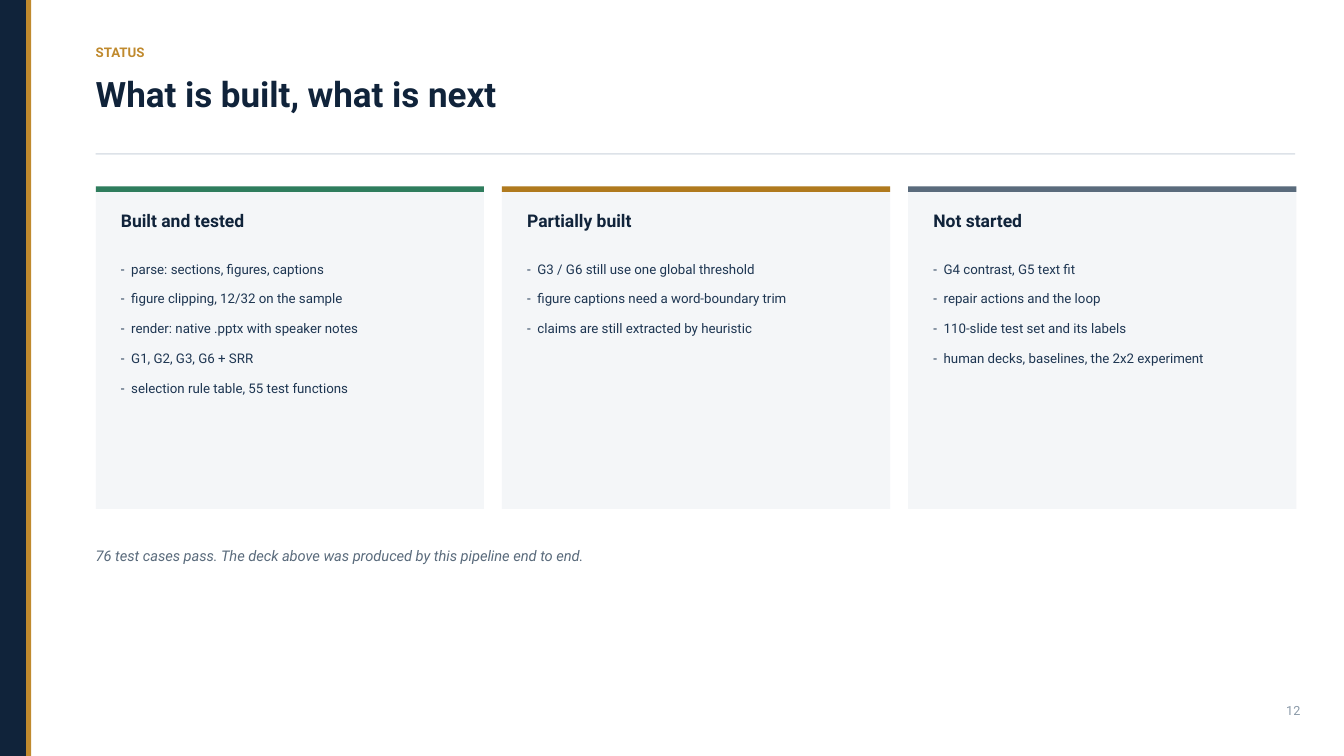
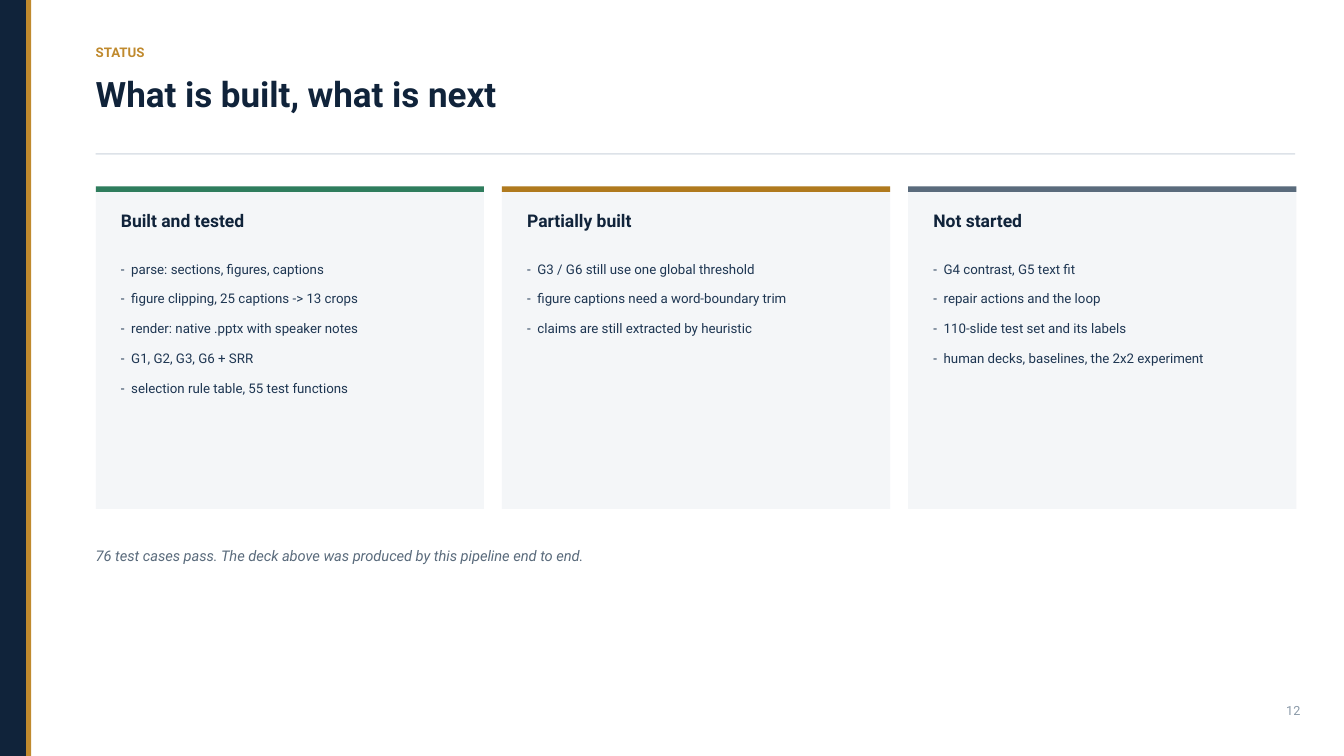
Before and after one commit to Mizuki0215/capstone-ppt-agent, a slide deck: slide 12 of deck/progress_deck.pptx. Drawn at 1344x756 pixels with LibreOffice and Linux fonts; fonts in the diff are those of the drawing. Boxes give left, top, right and bottom in pixels: in the first picture for what was removed or moved away, otherwise in the second. Text is boxed around its words. In the diff, an @@ line names an element or a change of style, - is before the commit and + after.

```diff
--- a/deck/progress_deck.pptx
+++ b/deck/progress_deck.pptx
@@ text at (131, 293, 358, 306): text changed @@
-- figure clipping, 12/32 on the sample
+- figure clipping, 25 captions -> 13 crops
```
Also in this commit, not shown: 2 other slides changed, 19 other files.
